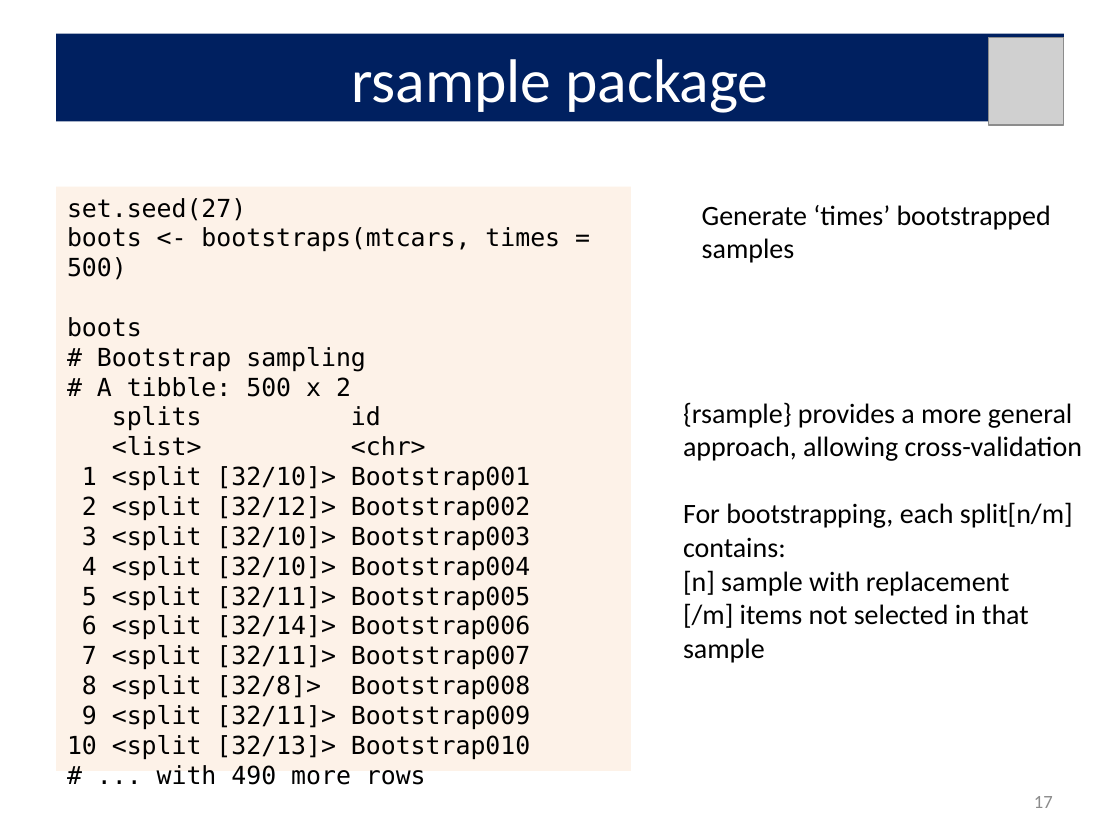
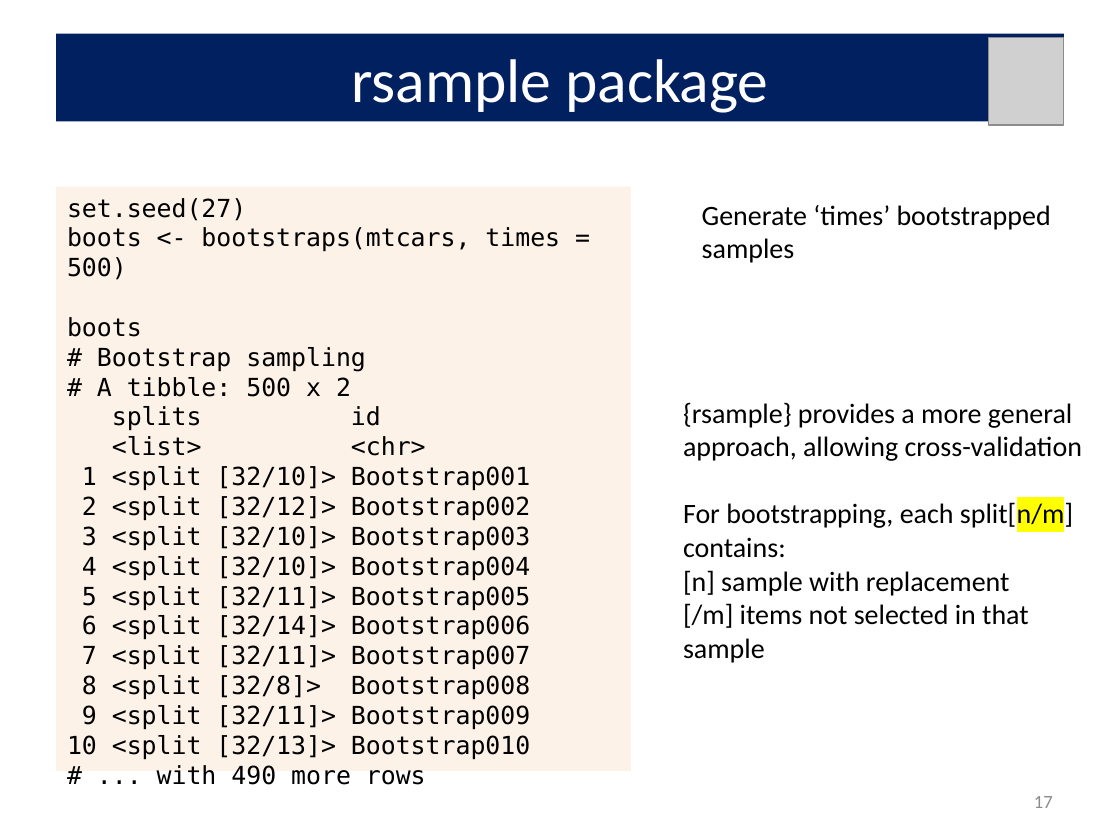
Before and after one commit to friendly/6135, a slide deck: slide 17 of lectures/bootstrap.pptx. Drawn at 1120x840 pixels with LibreOffice and Linux fonts; fonts in the diff are those of the drawing; grey boxes stand for pictures. Boxes give left, top, right and bottom in pixels: in the first picture for what was removed or moved away, otherwise in the second. Text is boxed around its words. In the diff, an @@ line names an element or a change of style, - is before the commit and + after.

Commit message:
Minard; bootstrapping

```diff
--- a/lectures/bootstrap.pptx
+++ b/lectures/bootstrap.pptx
@@ text at bbox=[683, 500, 1073, 558]: highlight none to #FFFF00 in "split[n/m]" @@
```
Also in this commit, not shown: 7 other slides changed, 29 other files.
